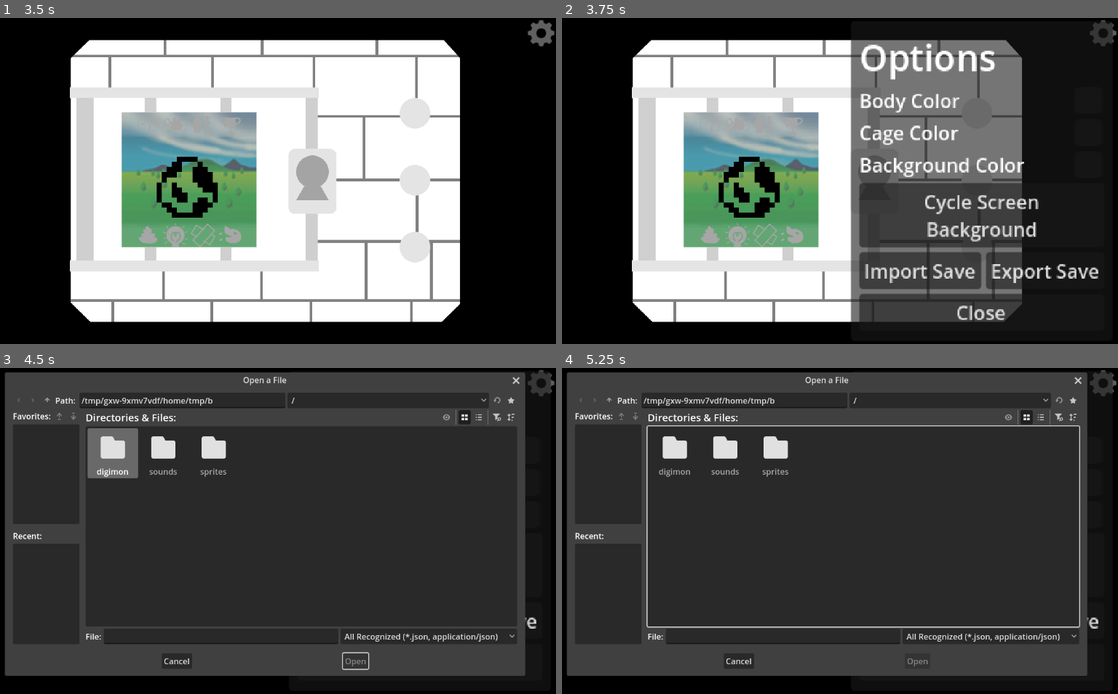
Above: before the commit, frames 1-4 (two rows, left to right).
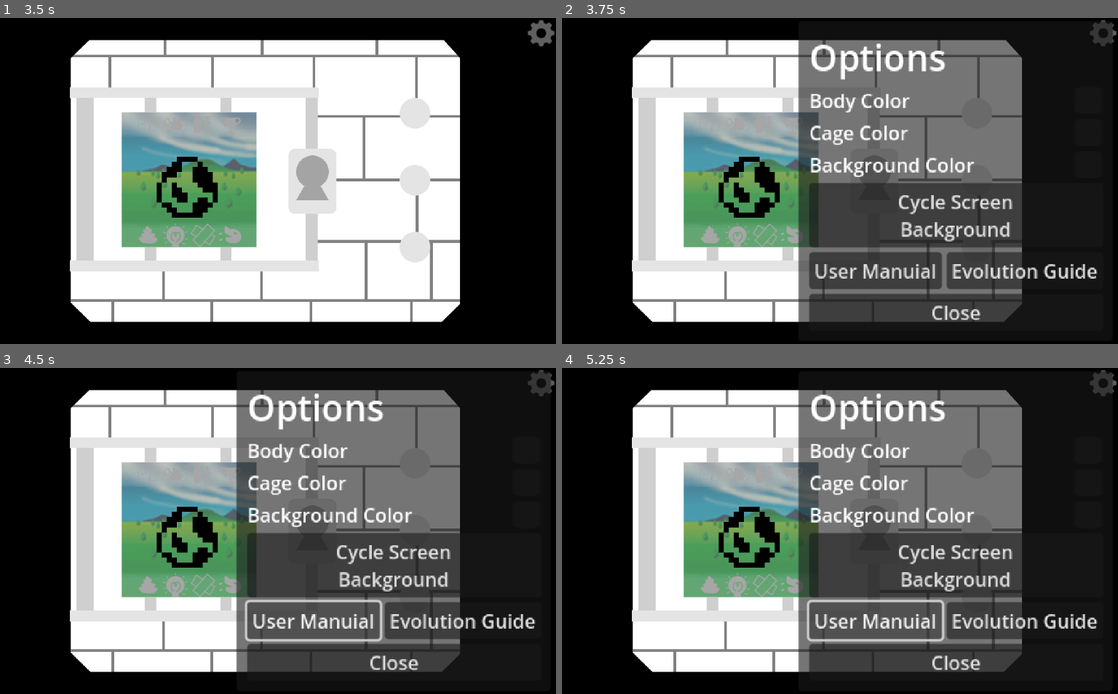
Above: after the commit, the same moments.

Repository: day-dreamxr/Digital-Monster-Online
Game: Godot game, scene res://main.tscn
Same seed, same stepped clock (60 frames per second), same inputs: the game is played once before the commit and once after it.
Inputs (mouse positions are in pixels of both pictures, inside the frame that each line leads up to):
- Up to frame 1 (3.5 s): click (150, 125) at 0.5 s; click (172, 125) at 1.25 s; click (417, 112) at 2 s; click (417, 246) at 2.75 s
- Up to frame 2 (3.75 s): click (1101, 34) at 3.5 s
- Up to frame 3 (4.5 s): click (355, 619) at 4.25 s, where only the run before the commit has a clickable "Import Save"
- Up to frame 4 (5.25 s): click (873, 619) at 5 s, where only the run after the commit has a clickable "User Manuial"

Frame 1 is identical in both runs. In frame 2, 14% of the frame differs, in the area x 42-97%, y 6-94%; in frame 3, 73%, in the area x 0-97%, y 1-95%; in frame 4, 72%.

Commit message:
Remove Save Data Import/Export
I don't really want it in this.

Diff:
--- a/main.gd
+++ b/main.gd
@@ -142,25 +142,11 @@
 	SaveData.save_when_ready()
 	screen_background_index_changed.emit(SaveData.screen_background_index)
 
-func _on_export_button_pressed() -> void:
-	SaveData.export_save_data()
-
-func _on_import_button_pressed() -> void:
-	if OS.has_feature("web"):
-		$WebSaveDataPicker.show()
-	else:
-		$SaveDataPicker.show()
-
-func _on_save_data_selected(path: String) -> Error:
-	var file := FileAccess.get_file_as_bytes(path)
-	var err := FileAccess.get_open_error()
-	if err != OK:
-		return err
-	SaveData.import_save_data(file)
-	return OK
-
-func _on_web_save_data_picker_file_loaded(content: PackedByteArray, _filename: String) -> void:
-	SaveData.import_save_data(content)
+func _on_manual_pressed() -> void:
+	OS.shell_open("https://drive.google.com/file/d/1Up7F3yHLxTroT9v7-qRSp98J3x0lhRQh/view")
+
+func _on_guide_pressed() -> void:
+	OS.shell_open("https://humulos.com/digimon/dm20/")
 
 func _on_a_pressed() -> void:
 	if %HealthMenu.visible:
--- a/main.tscn
+++ b/main.tscn
@@ -8,7 +8,6 @@
 [ext_resource type="Texture2D" uid="uid://drjl3ejflvq5q" path="res://sprites/ui/options.png" id="4_1bvp3"]
 [ext_resource type="Texture2D" uid="uid://0jdvs34mnbor" path="res://sprites/ui/buttons/feed_gray.png" id="4_vivmo"]
 [ext_resource type="Texture2D" uid="uid://bykpjg16ev1x3" path="res://sprites/ui/buttons/feed.png" id="5_2cqfq"]
-[ext_resource type="Script" uid="uid://cdau41ruidjsy" path="res://web_file_dialog.gd" id="5_lquwl"]
 [ext_resource type="Texture2D" uid="uid://c117g5y0v0b24" path="res://sprites/ui/buttons/train_gray.png" id="6_yaehf"]
 [ext_resource type="Texture2D" uid="uid://bsjjoh6wgps2n" path="res://sprites/ui/buttons/train.png" id="7_074og"]
 [ext_resource type="Texture2D" uid="uid://57evn3byb1dv" path="res://sprites/ui/buttons/battle_gray.png" id="8_cegan"]
@@ -527,9 +526,9 @@
 anchors_preset = 1
 anchor_left = 1.0
 anchor_right = 1.0
-offset_left = -1001.9048
+offset_left = -1200.0
 offset_top = 3.8095233
-offset_right = -782.7844
+offset_right = -936.9584
 offset_bottom = 272.40494
 grow_horizontal = 0
 scale = Vector2(4.510236, 4.510236)
@@ -578,9 +577,9 @@
 anchor_top = 0.5
 anchor_right = 1.0
 anchor_bottom = 0.5
-offset_left = 91.02844
+offset_left = 133.26047
 offset_top = -11.5
-offset_right = 99.02844
+offset_right = 141.26047
 offset_bottom = 11.5
 grow_horizontal = 0
 grow_vertical = 2
@@ -604,9 +603,9 @@
 anchor_top = 0.5
 anchor_right = 1.0
 anchor_bottom = 0.5
-offset_left = 93.02847
+offset_left = 135.26044
 offset_top = -11.5
-offset_right = 101.02847
+offset_right = 143.26044
 offset_bottom = 11.5
 grow_horizontal = 0
 grow_vertical = 2
@@ -630,9 +629,9 @@
 anchor_top = 0.5
 anchor_right = 1.0
 anchor_bottom = 0.5
-offset_left = 37.02832
+offset_left = 79.260315
 offset_top = -11.5
-offset_right = 45.02832
+offset_right = 87.260315
 offset_bottom = 11.5
 grow_horizontal = 0
 grow_vertical = 2
@@ -646,30 +645,17 @@
 [node name="HBoxContainer" type="HBoxContainer" parent="UI/Control/Options/MarginContainer/Control/VBoxContainer"]
 layout_mode = 2
 
-[node name="ImportButton" type="Button" parent="UI/Control/Options/MarginContainer/Control/VBoxContainer/HBoxContainer"]
-layout_mode = 2
-text = "Import Save"
-
-[node name="ExportButton" type="Button" parent="UI/Control/Options/MarginContainer/Control/VBoxContainer/HBoxContainer"]
-layout_mode = 2
-text = "Export Save"
+[node name="Manual" type="Button" parent="UI/Control/Options/MarginContainer/Control/VBoxContainer/HBoxContainer"]
+layout_mode = 2
+text = "User Manuial"
+
+[node name="Guide" type="Button" parent="UI/Control/Options/MarginContainer/Control/VBoxContainer/HBoxContainer"]
+layout_mode = 2
+text = "Evolution Guide"
 
 [node name="CloseButton" type="Button" parent="UI/Control/Options/MarginContainer/Control/VBoxContainer"]
 layout_mode = 2
 text = "Close"
-
-[node name="WebSaveDataPicker" type="Node" parent="."]
-script = ExtResource("5_lquwl")
-
-[node name="SaveDataPicker" type="FileDialog" parent="."]
-oversampling_override = 1.0
-title = "Open a File"
-initial_position = 1
-size = Vector2i(1015, 565)
-file_mode = 0
-access = 2
-filters = PackedStringArray("*.json", "application/json")
-folder_creation_enabled = false
 
 [node name="SaveTimer" type="Timer" parent="."]
 wait_time = 60.0
@@ -683,21 +669,19 @@
 [connection signal="pressed" from="ScreenBackground/BottomButtons/Sleep" to="." method="_on_sleep_pressed"]
 [connection signal="pressed" from="ScreenBackground/FeedMenu/VBoxContainer/HBoxContainer/FoodButton" to="." method="_on_food_button_pressed"]
 [connection signal="pressed" from="ScreenBackground/FeedMenu/VBoxContainer/HBoxContainer2/PillButton" to="." method="_on_pill_button_pressed"]
+[connection signal="pressed" from="Cage/Control/A" to="." method="_on_button_pressed"]
 [connection signal="pressed" from="Cage/Control/A" to="." method="_on_a_pressed"]
-[connection signal="pressed" from="Cage/Control/A" to="." method="_on_button_pressed"]
+[connection signal="pressed" from="Cage/Control/B" to="." method="_on_button_pressed"]
 [connection signal="pressed" from="Cage/Control/B" to="." method="_on_b_pressed"]
-[connection signal="pressed" from="Cage/Control/B" to="." method="_on_button_pressed"]
+[connection signal="pressed" from="Cage/Control/C" to="." method="_on_button_pressed"]
 [connection signal="pressed" from="Cage/Control/C" to="." method="_on_c_pressed"]
-[connection signal="pressed" from="Cage/Control/C" to="." method="_on_button_pressed"]
 [connection signal="pressed" from="UI/Control/OptionsButton" to="." method="_on_options_button_pressed"]
 [connection signal="color_changed" from="UI/Control/Options/MarginContainer/Control/VBoxContainer/BodyColor/Control/BodyColorPicker" to="." method="_on_body_color_changed"]
 [connection signal="color_changed" from="UI/Control/Options/MarginContainer/Control/VBoxContainer/CageColor/Control/CageColorPicker" to="." method="_on_cage_color_changed"]
 [connection signal="color_changed" from="UI/Control/Options/MarginContainer/Control/VBoxContainer/BackgroundColor/Control/BackgroundColorPicker" to="." method="_on_background_color_changed"]
 [connection signal="pressed" from="UI/Control/Options/MarginContainer/Control/VBoxContainer/CycleScreenBackground" to="." method="_on_cycle_screen_background_pressed"]
 [connection signal="pressed" from="UI/Control/Options/MarginContainer/Control/VBoxContainer/CycleScreenBackground" to="." method="_on_button_pressed"]
-[connection signal="pressed" from="UI/Control/Options/MarginContainer/Control/VBoxContainer/HBoxContainer/ImportButton" to="." method="_on_import_button_pressed"]
-[connection signal="pressed" from="UI/Control/Options/MarginContainer/Control/VBoxContainer/HBoxContainer/ExportButton" to="." method="_on_export_button_pressed"]
+[connection signal="pressed" from="UI/Control/Options/MarginContainer/Control/VBoxContainer/HBoxContainer/Manual" to="." method="_on_manual_pressed"]
+[connection signal="pressed" from="UI/Control/Options/MarginContainer/Control/VBoxContainer/HBoxContainer/Guide" to="." method="_on_guide_pressed"]
 [connection signal="pressed" from="UI/Control/Options/MarginContainer/Control/VBoxContainer/CloseButton" to="." method="_on_close_button_pressed"]
-[connection signal="file_loaded" from="WebSaveDataPicker" to="." method="_on_web_save_data_picker_file_loaded"]
-[connection signal="file_selected" from="SaveDataPicker" to="." method="_on_save_data_selected"]
 [connection signal="timeout" from="SaveTimer" to="." method="_on_save_timer_timeout"]
--- a/save_data.gd
+++ b/save_data.gd
@@ -196,31 +196,6 @@
 		digivice_saved.emit()
 	return OK
 
-func export_save_data() -> void:
-	var save_data = {
-		"body_color": body_color.to_html(),
-		"cage_color": cage_color.to_html(),
-		"background_color": background_color.to_html(),
-		"screen_background_index": screen_background_index,
-	}
-	var json = JSON.stringify(save_data)
-	if OS.has_feature("web"):
-		JavaScriptBridge.download_buffer(json.to_utf8_buffer(), "digivice.json", "application/json")
-	else:
-		var file := FileAccess.open("user://digivice.json", FileAccess.WRITE)
-		file.store_string(json)
-		file.close()
-		OS.shell_show_in_file_manager(ProjectSettings.globalize_path("user://digivice.json"))
-
-func import_save_data(content: PackedByteArray):
-	var json = JSON.parse_string(content.get_string_from_utf8())
-	if json is Dictionary:
-		body_color = Color.html(json.get("body_color", body_color))
-		cage_color = Color.html(json.get("cage_color", cage_color))
-		background_color = Color.html(json.get("background_color", background_color))
-		screen_background_index = json.get("screen_background_index", screen_background_index)
-	save_preferences("digivice")
-
 func reset_digimon() -> void:
 	id = 0
 	age = 0
--- a/web_file_dialog.gd
+++ /dev/null
@@ -1,70 +0,0 @@
-class_name WebPickFileDialog extends Node
-# credit to https://alexduggan1.github.io/Guides/Godot4LetUserUploadFileOnWeb/ for part of the code
-# Thank you https://github.com/jaredtalbot from Boardshapes
-
-@export var accept: PackedStringArray = [".json", "application/json"]
-
-static var next_id = 0
-
-static func get_next_id():
-	var new_id = next_id
-	next_id += 1
-	return new_id
-
-var _onload = JavaScriptBridge.create_callback(_file_loaded_callback)
-
-signal file_loaded(content: PackedByteArray, filename: String)
-
-var id: int
-
-func _ready():
-	if not OS.has_feature("web"):
-		queue_free()
-		return
-	id = get_next_id()
-	JavaScriptBridge.eval(("""
-var uploadedFile{id} = null;
-var uploadedFileType{id} = "";
-var callbacks{id} = { onfileload: null }
-
-if(document.getElementById('selectFiles{id}') == null) {
-	g = document.createElement('input');
-	g.setAttribute("id", "selectFiles{id}");
-	g.setAttribute("type", "file");
-	g.setAttribute("accept", "%s");
-	document.body.append(g);
-}
-
-document.getElementById('selectFiles{id}').onchange = async function() {
-	let files = document.getElementById('selectFiles{id}').files;
-	if (files.length <= 0) {
-		return false;
-	}
-
-	uploadedFile{id} = await files.item(0).arrayBuffer();
-	uploadedFileType{id} = files.item(0).name;
-
-	callbacks{id}.onfileload();
-};
-	""" % ",".join(accept)).replace("{id}", str(id)), true)
-	var callbacksObj = JavaScriptBridge.get_interface("callbacks" + str(id))
-	callbacksObj.onfileload = _onload
-
-func show():
-	JavaScriptBridge.eval("document.getElementById('selectFiles%s').click();" % str(id), true)
-
-func _file_loaded_callback(_args):
-	var content = JavaScriptBridge.eval("uploadedFile" + str(id), true)
-	var filename = JavaScriptBridge.eval("uploadedFileType" + str(id), true)
-	if content is PackedByteArray:
-		file_loaded.emit(content, filename)
-	JavaScriptBridge.eval("document.getElementById('selectFiles%s').value = \"\";" % str(id), true)
-
-func _exit_tree():
-	JavaScriptBridge.eval("""
-var uploadedFile{id} = undefined;
-var uploadedFileType{id} = undefined;
-var callbacks{id} = undefined;
-document.getElementById('selectFiles{id}').remove();
-""".replace("{id}", str(id)), true)
-	request_ready() # why not
Not shown: 1 places in main.tscn that only renumber resources
Not shown, removed: web_file_dialog.gd.uid
Not shown, changed: index.html
Not shown, changed: index.pck
